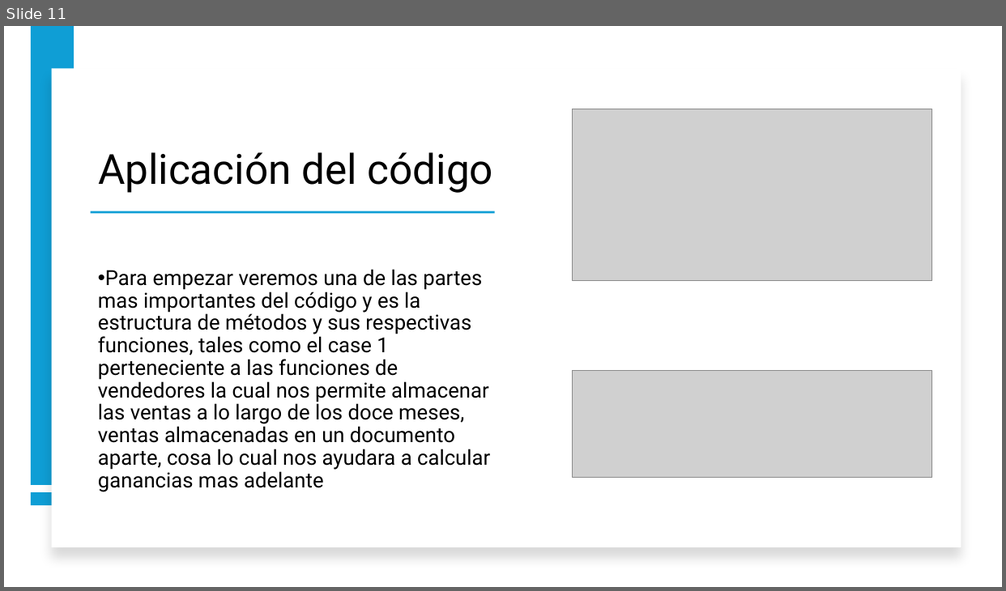
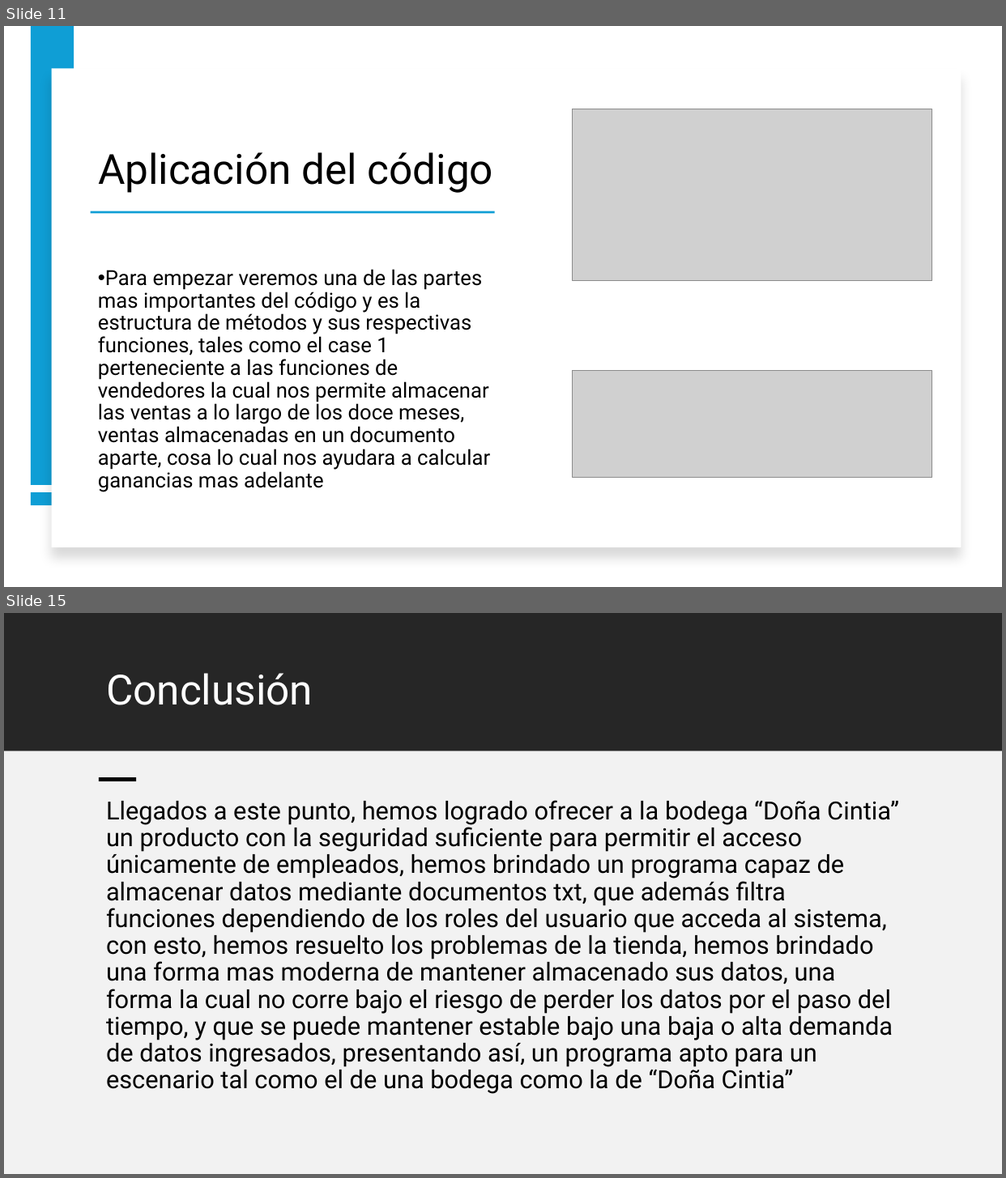
Before and after one commit to Guess2007/FUNDAMENTOS-DE-PROGRAMACION, a slide deck: Caso de la bodega.pptx. Shown one above the other, each under a label of ours: slide 11 before the commit, slides 11 and 15 after it; the slides between them are not shown. The pictures are 1006x591 and 1006x1178 pixels, drawn with LibreOffice and Linux fonts; fonts in the diff are those of the drawing; grey boxes stand for pictures. Boxes give left, top, right and bottom in pixels: in the first picture for what was removed or moved away, otherwise in the second. Text is boxed around its words. In the diff, an @@ line names an element or a change of style, - is before the commit and + after.

```diff
--- a/Caso de la bodega.pptx
+++ b/Caso de la bodega.pptx
@@ slide 15 added at <box>4,613,1002,1174</box>, background #FFFFFF @@
@@ rectangle added at <box>4,613,1002,751</box>, fill #262626 @@
@@ title added at <box>106,673,313,705</box>, 40 pt, text #FFFFFF @@
+Conclusión
@@ rectangle added at <box>4,752,1002,1174</box>, fill #F2F2F2 @@
@@ rectangle added at <box>99,777,137,781</box>, fill #000000 @@
@@ text added at <box>106,800,899,1094</box>, 24 pt, text #000000 @@
+Llegados a este punto, hemos logrado ofrecer a la bodega “Doña Cintia” un producto con la seguridad suficiente para permitir el acceso únicamente de empleados, hemos brindado un programa capaz de almacenar datos mediante documentos txt, que además filtra funciones dependiendo de los roles del usuario que acceda al sistema, con esto, hemos resuelto los problemas de la tienda, hemos brindado una forma mas moderna de mantener almacenado sus datos, una forma la cual no corre bajo el riesgo de perder los datos por el paso del tiempo, y que se puede mantener estable bajo una baja o alta demanda de datos ingresados, presentando así, un programa apto para un escenario tal como el de una bodega como la de “Doña Cintia”
```
Also in this commit, not shown: 1 slide changed, 2 other slides added, 3 slides removed, 1 other file.
